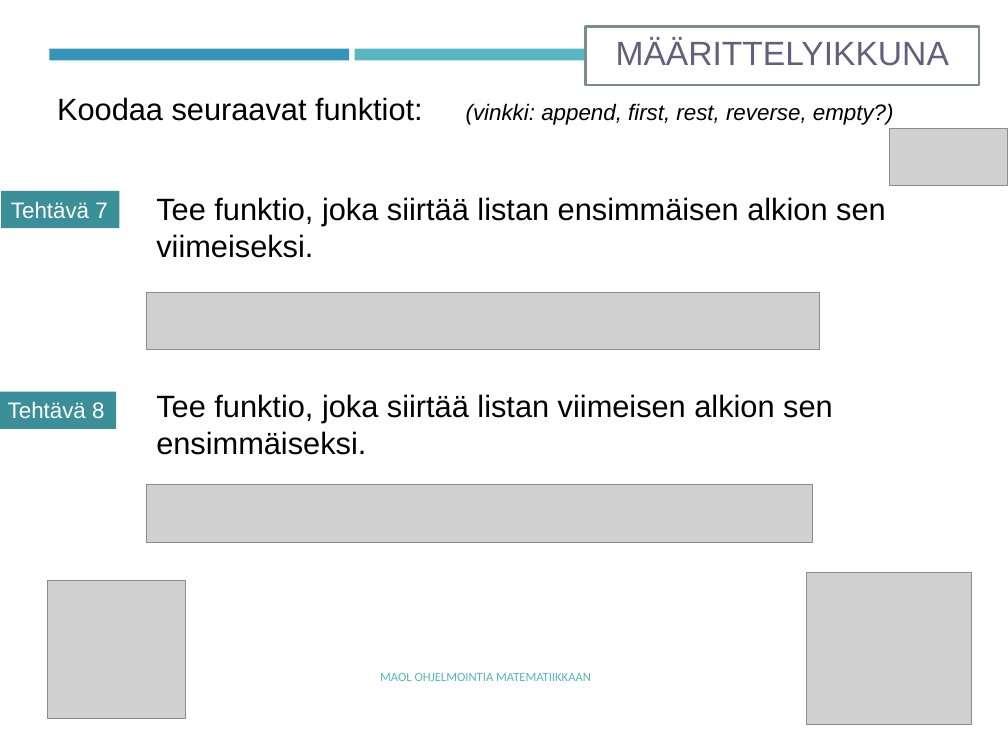
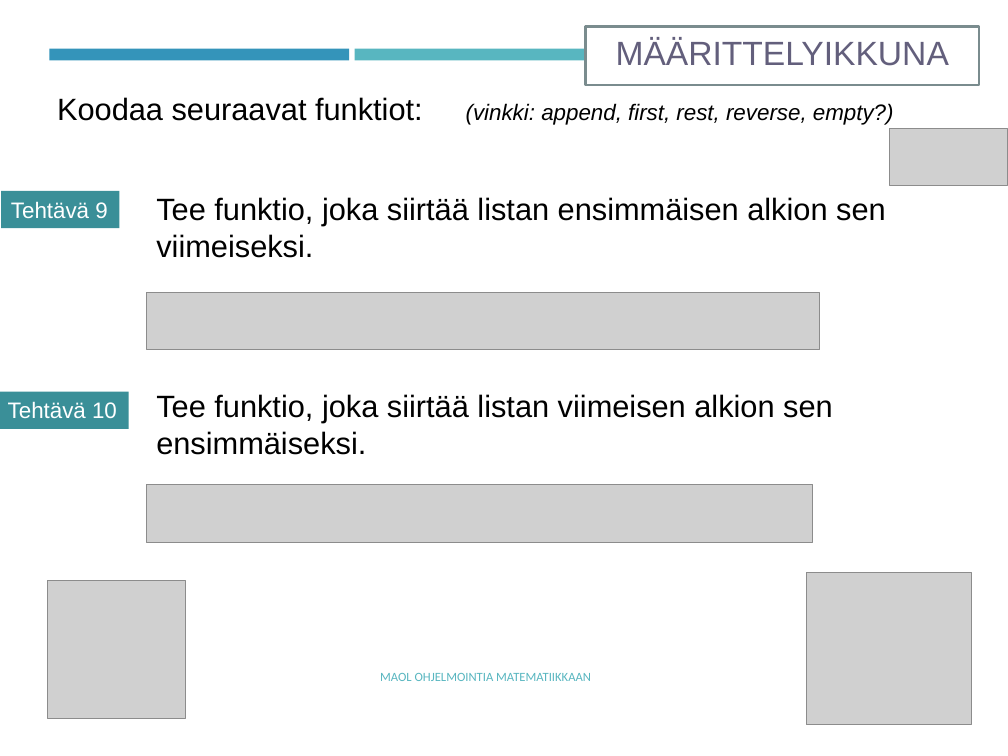
Before and after one commit to tyynetyyne/tyynetyyne.github.io, a slide deck: slide 10 of tehtavat/tiedostot/maol/power_point/Racket-MAOL-9-listat.pptx (slide 8 before the commit). Drawn at 1008x756 pixels with LibreOffice and Linux fonts; fonts in the diff are those of the drawing; grey boxes stand for pictures. Boxes give left, top, right and bottom in pixels: in the first picture for what was removed or moved away, otherwise in the second. Text is boxed around its words. In the diff, an @@ line names an element or a change of style, - is before the commit and + after.

```diff
--- a/tehtavat/tiedostot/maol/power_point/Racket-MAOL-9-listat.pptx
+++ b/tehtavat/tiedostot/maol/power_point/Racket-MAOL-9-listat.pptx
@@ text in rectangle at (11,201,107,218): text changed @@
-Tehtävä 7
+Tehtävä 9
@@ rectangle "Tehtävä 10": place and size @@
-rectangle "Tehtävä 10" at (0,391,116,428)
+rectangle "Tehtävä 10" at (0,391,129,428)
@@ text in rectangle at (8,401,117,418): text changed @@
-Tehtävä 8
+Tehtävä 10
```
Also in this commit, not shown: 5 other slides changed, 11 slides added, 2 slides removed, 2 other files.
